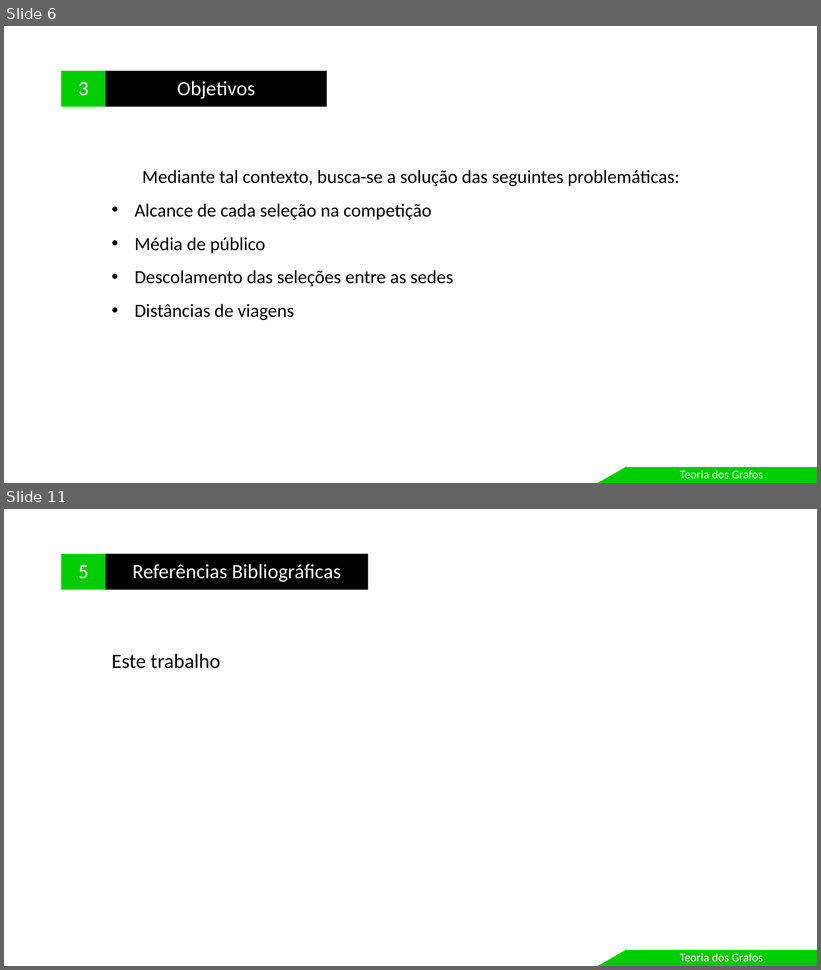
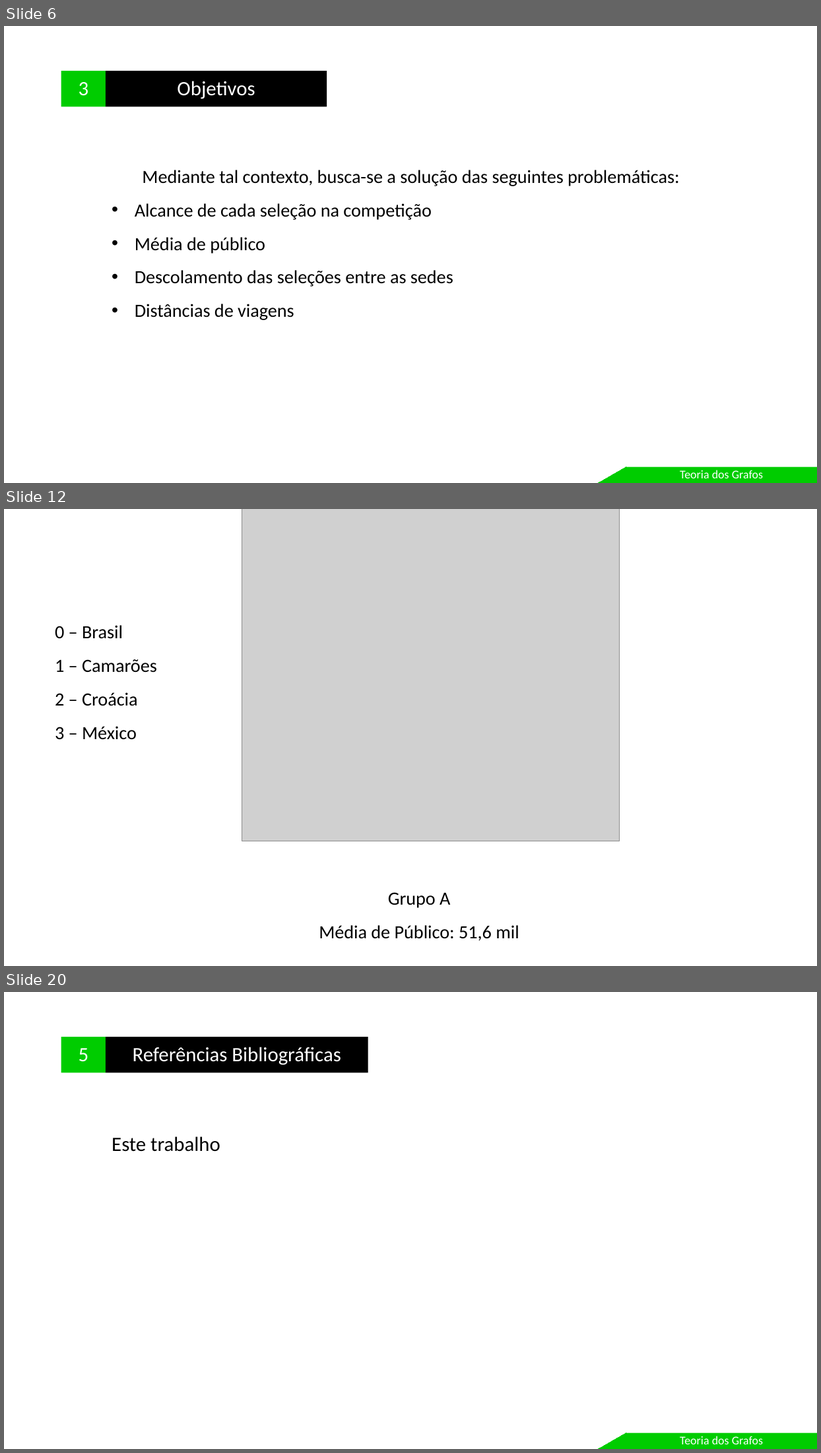
Before and after one commit to leandroungari/fctpp-grafos-sistema, a slide deck: apresentacao/Apresentacao.pptx. Shown one above the other, each under a label of ours: slides 6 and 11 before the commit, slides 6, 12 and 20 after it; the slides between them are not shown. The pictures are 821x970 and 821x1453 pixels, drawn with LibreOffice and Linux fonts; fonts in the diff are those of the drawing; grey boxes stand for pictures. Boxes give left, top, right and bottom in pixels: in the first picture for what was removed or moved away, otherwise in the second. Text is boxed around its words. In the diff, an @@ line names an element or a change of style, - is before the commit and + after.

```diff
--- a/apresentacao/Apresentacao.pptx
+++ b/apresentacao/Apresentacao.pptx
@@ slide 12 added at [4, 509, 817, 966], background #FFFFFF @@
@@ picture added at [242, 509, 619, 842] @@
@@ text added at [55, 625, 157, 740], 22 pt, text #000000 @@
+0 – Brasil
+1 – Camarões
+2 – Croácia
+3 – México
@@ text added at [319, 892, 519, 941], 22 pt, text #000000 @@
+Grupo A
+Média de Público: 51,6 mil
@@ what was slide 11 is now slide 20 @@
```
Also in this commit, not shown: 3 slides changed, 10 other slides added, 2 slides removed, 11 other files.
